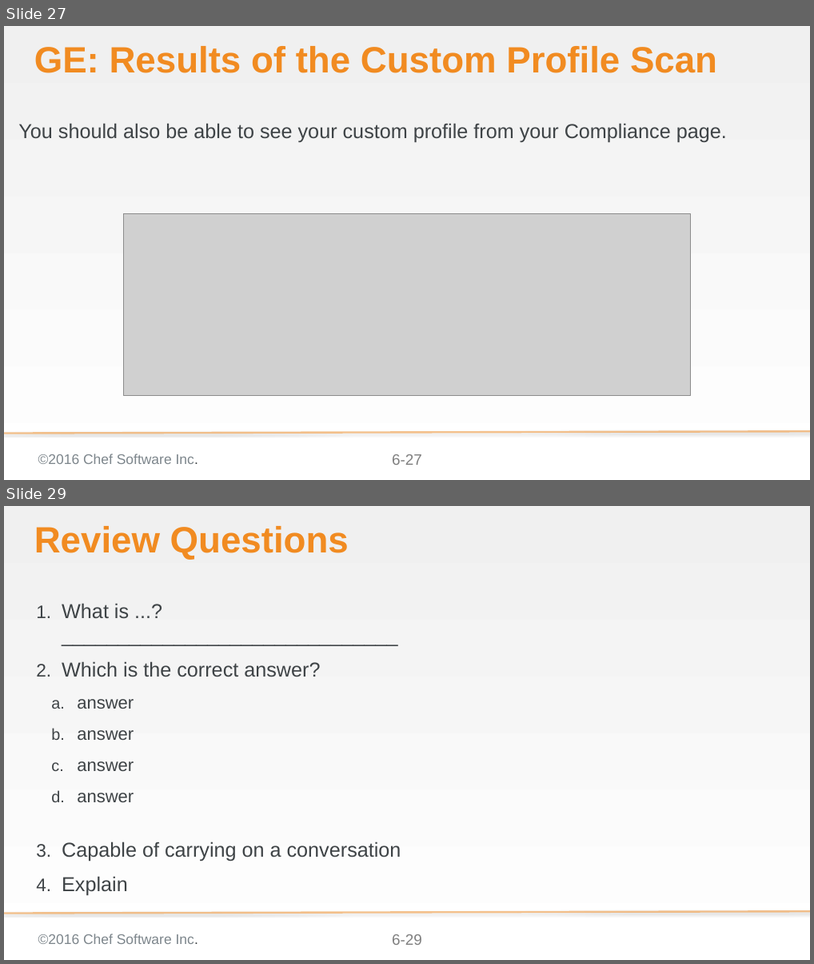
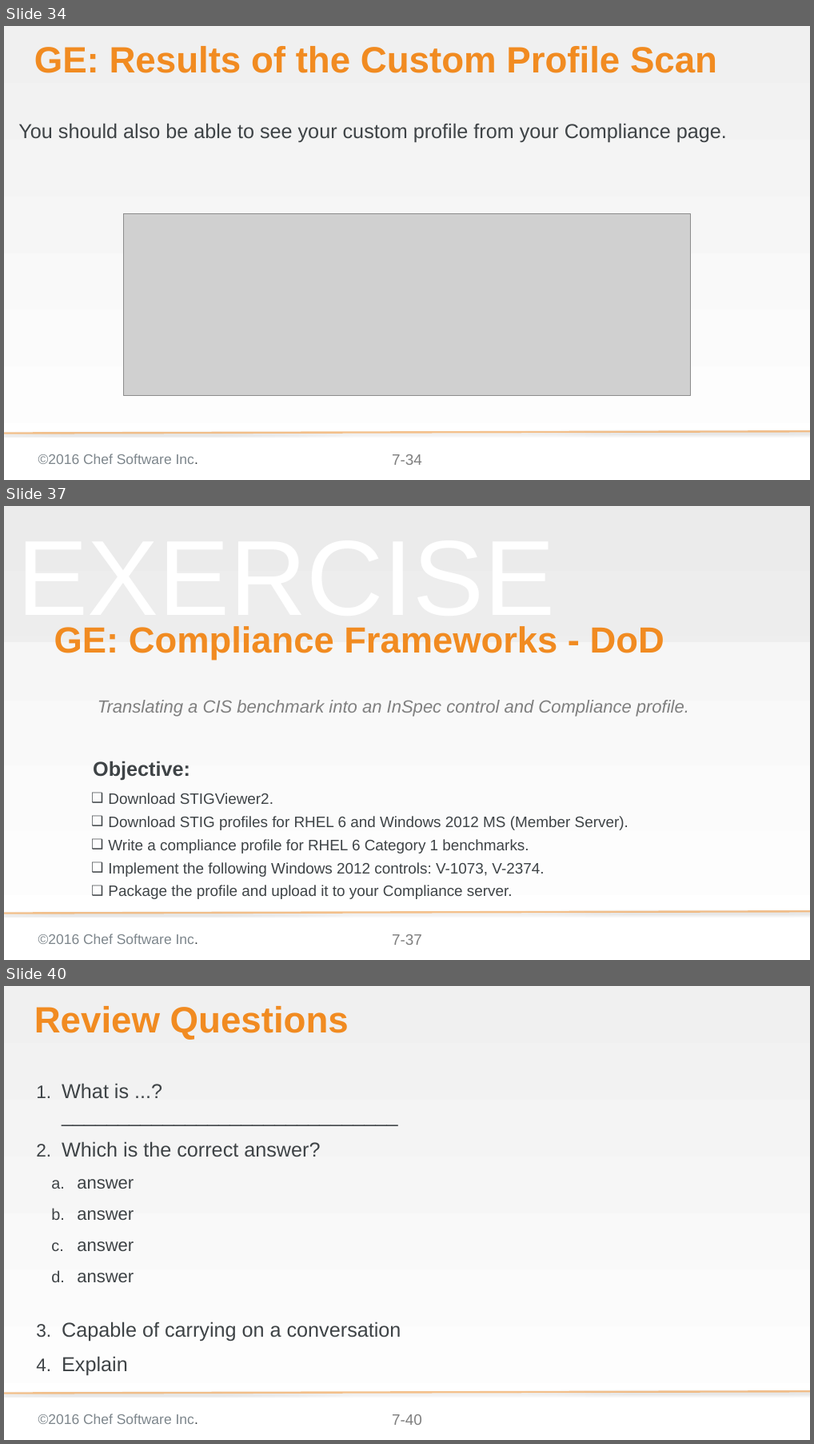
Before and after one commit to bchamby/chef-compliance-installation-configuration-operation, a slide deck: 07-compliance-frameworks-inspec.pptx. Shown one above the other, each under a label of ours: slides 27 and 29 before the commit, slides 34, 37 and 40 after it; the slides between them are not shown. The pictures are 814x964 and 814x1444 pixels, drawn with LibreOffice and Linux fonts; fonts in the diff are those of the drawing; grey boxes stand for pictures; background and template pictures are left out. Boxes give left, top, right and bottom in pixels: in the first picture for what was removed or moved away, otherwise in the second. Text is boxed around its words. In the diff, an @@ line names an element or a change of style, - is before the commit and + after.

```diff
--- a/07-compliance-frameworks-inspec.pptx
+++ b/07-compliance-frameworks-inspec.pptx
@@ slide 37 added at (x1=4, y1=506, x2=810, y2=960), background gradient #F2F2F2 to #FFFFFF; not listed: 3 template elements that a slide beside it also shows @@
@@ rectangle added at (x1=4, y1=506, x2=810, y2=642), fill #D9D9D9 at 25% opacity @@
@@ text added at (x1=17, y1=626, x2=555, y2=634), 169.3 pt, text #F2F2F2 at 50% opacity @@
+EXERCISE
@@ title added at (x1=54, y1=626, x2=665, y2=660), 57.6 pt, text #F18B21, bold @@
+GE: Compliance Frameworks - DoD
@@ text added at (x1=98, y1=700, x2=690, y2=716), 28 pt, text #808080, italic @@
+Translating a CIS benchmark into an InSpec control and Compliance profile.
@@ text added at (x1=93, y1=760, x2=190, y2=780), 32 pt, text #3E4346, bold @@
+Objective:
@@ text added at (x1=108, y1=792, x2=629, y2=899), 24 pt, text #3E4346 @@
+❑ Download STIGViewer2.
+❑ Download STIG profiles for RHEL 6 and Windows 2012 MS (Member Server).
+❑ Write a compliance profile for RHEL 6 Category 1 benchmarks.
+❑ Implement the following Windows 2012 controls: V-1073, V-2374.
+❑ Package the profile and upload it to your Compliance server.
@@ what was slide 27 is now slide 34 @@
@@ page number at (x1=392, y1=454, x2=422, y2=464): text changed @@
-6-27
+7-34
@@ what was slide 29 is now slide 40 @@
@@ page number at (x1=392, y1=1414, x2=422, y2=1424): text changed @@
-6-29
+7-40
```
Also in this commit, not shown: 8 slides changed, 12 other slides added, 2 slides removed.
